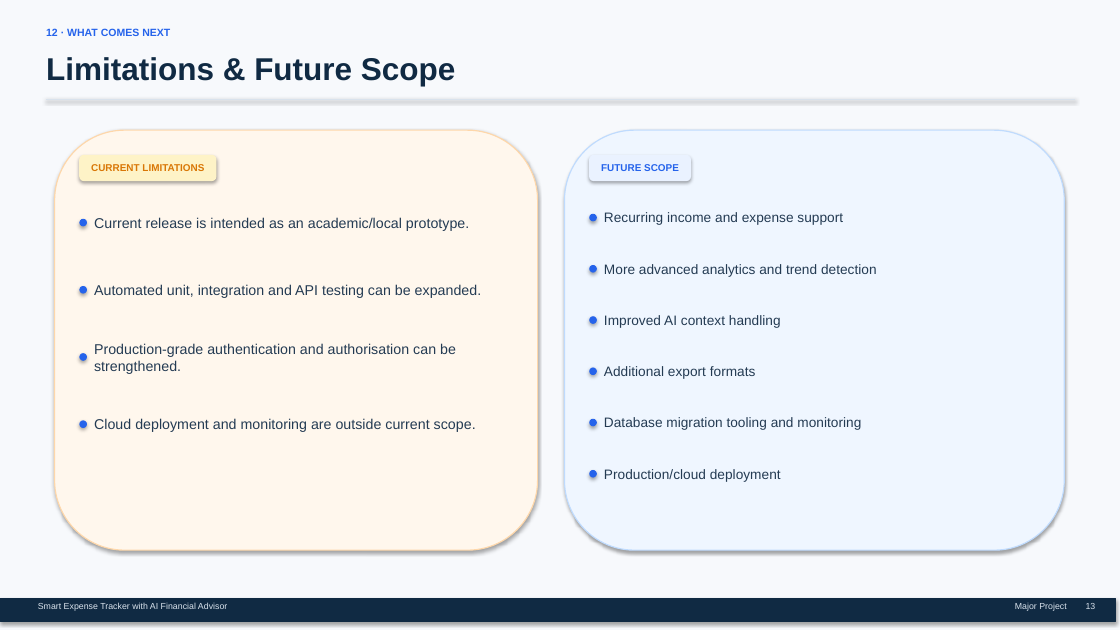
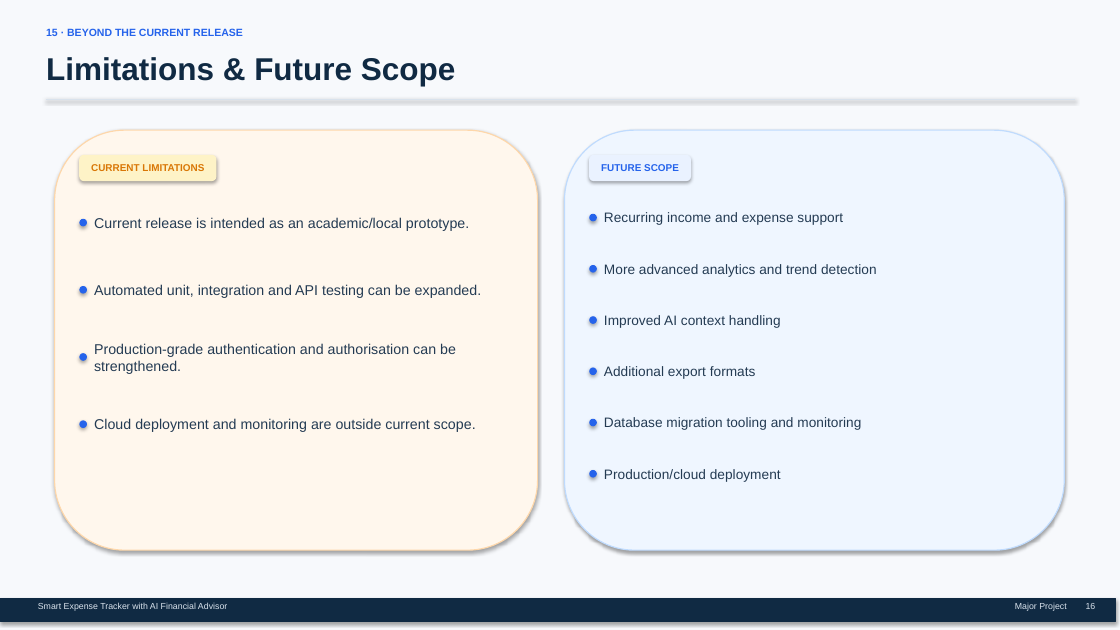
Before and after one commit to realgitesh/Smart-Expense-Tracker-with-AI-Financial-Advisor, a slide deck: slide 16 of Smart_Expense_Tracker_AI_Financial_Advisor_Major_Project_Presentation.pptx (slide 13 before the commit). Drawn at 1120x630 pixels with LibreOffice and Linux fonts; fonts in the diff are those of the drawing. Boxes give left, top, right and bottom in pixels: in the first picture for what was removed or moved away, otherwise in the second. Text is boxed around its words. In the diff, an @@ line names an element or a change of style, - is before the commit and + after.

```diff
--- a/Smart_Expense_Tracker_AI_Financial_Advisor_Major_Project_Presentation.pptx
+++ b/Smart_Expense_Tracker_AI_Financial_Advisor_Major_Project_Presentation.pptx
@@ text at box(46, 28, 243, 36): text changed @@
-12 · WHAT COMES NEXT
+15 · BEYOND THE CURRENT RELEASE
```
Also in this commit, not shown: 13 other slides changed, 4 slides added, 5 other files.
